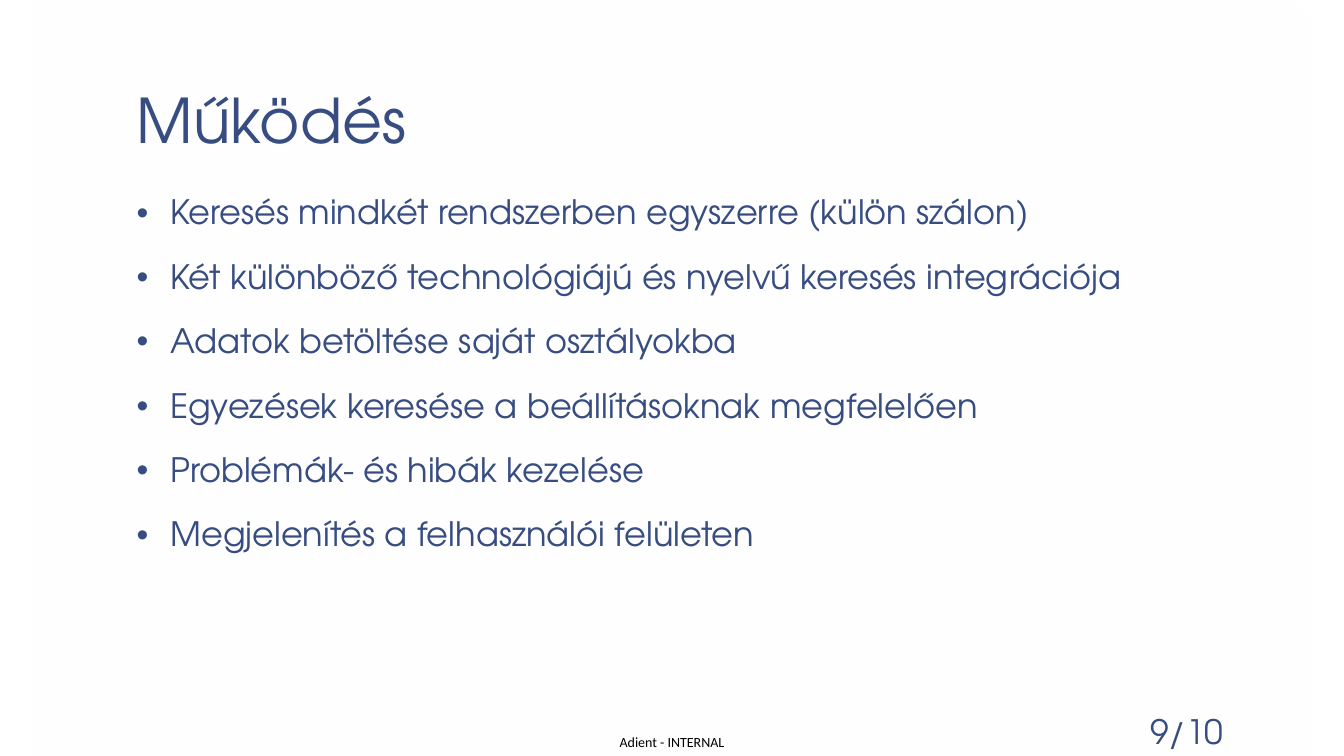
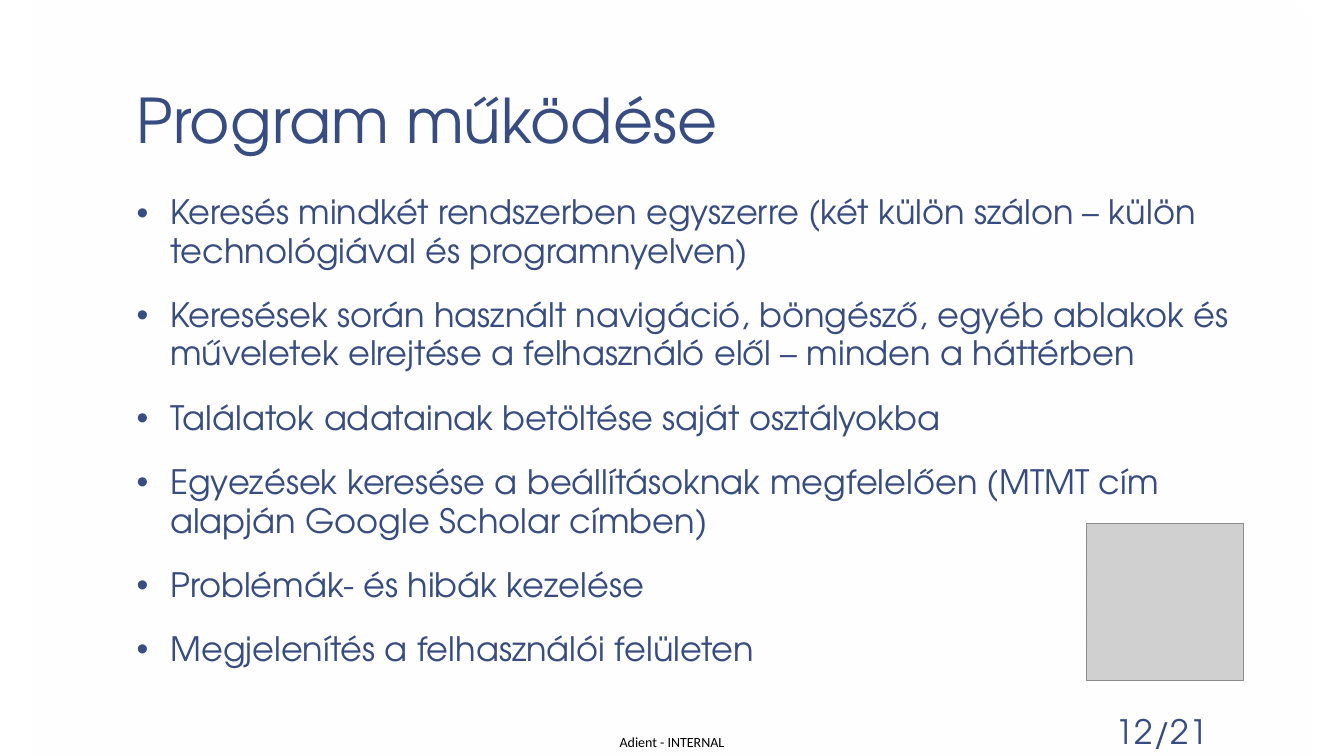
Before and after one commit to patmik2012/PubSync, a slide deck: slide 12 of Publikációs listák szinkronizálása.pptx (slide 10 before the commit). Drawn at 1344x756 pixels with LibreOffice and Linux fonts; fonts in the diff are those of the drawing; grey boxes stand for pictures; background and template pictures are left out. Boxes give left, top, right and bottom in pixels: in the first picture for what was removed or moved away, otherwise in the second. Text is boxed around its words. In the diff, an @@ line names an element or a change of style, - is before the commit and + after.

```diff
--- a/Publikációs listák szinkronizálása.pptx
+++ b/Publikációs listák szinkronizálása.pptx
@@ title at (137, 96, 717, 157): text changed @@
-Működés
+Program működése
@@ text at (170, 198, 1228, 541): text changed @@
-• Keresés mindkét rendszerben egyszerre (külön szálon)
-• Két különböző technológiájú és nyelvű keresés integrációja
-• Adatok betöltése saját osztályokba
-• Egyezések keresése a beállításoknak megfelelően
+• Keresés mindkét rendszerben egyszerre (két külön szálon – külön technológiával és programnyelven)
+• Keresések során használt navigáció, böngésző, egyéb ablakok és műveletek elrejtése a felhasználó elől – minden a háttérben
+• Találatok adatainak betöltése saját osztályokba
+• Egyezések keresése a beállításoknak megfelelően (MTMT cím alapján Google Scholar címben)
@@ picture added at (1087, 523, 1244, 681) @@
@@ page number added at (1116, 718, 1208, 749), 24 pt, text #374C81 @@
+12/21
@@ page number removed at (1150, 718, 1223, 749) @@
-9/10
```
Also in this commit, not shown: 15 other slides changed, 3 slides added, 1 slide removed, 4 other files.
